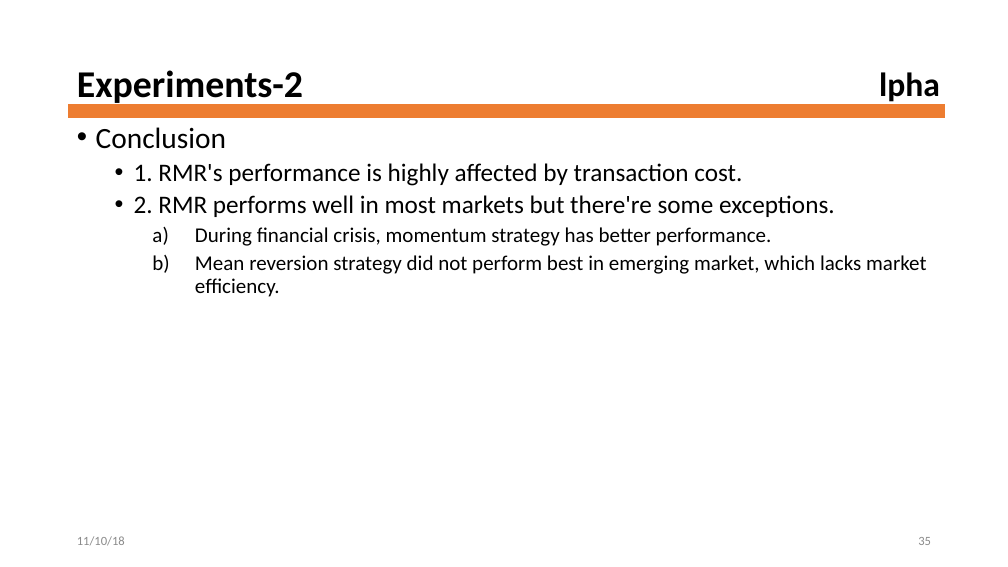
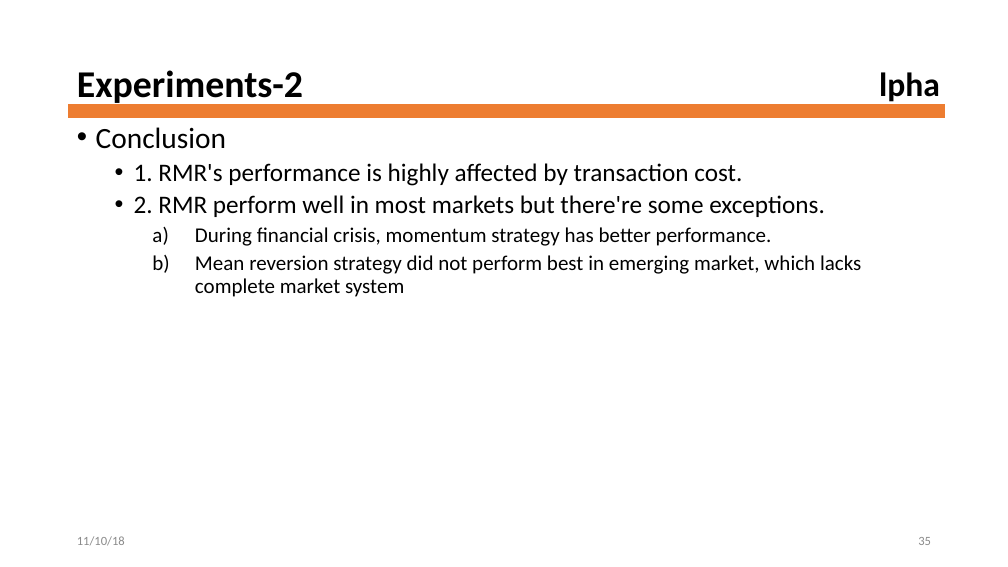
Before and after one commit to ngokchaoho/robust-median-mean-reversion, a slide deck: slide 35 of PPT/Robust_Median_Reversion_Strategy.pptx. Drawn at 1008x567 pixels with LibreOffice and Linux fonts; fonts in the diff are those of the drawing; background and template pictures are left out. Boxes give left, top, right and bottom in pixels: in the first picture for what was removed or moved away, otherwise in the second. Text is boxed around its words. In the diff, an @@ line names an element or a change of style, - is before the commit and + after.

```diff
--- a/PPT/Robust_Median_Reversion_Strategy.pptx
+++ b/PPT/Robust_Median_Reversion_Strategy.pptx
@@ text at (134,195,825,217): text changed @@
-  • 2. RMR performs well in most markets but there're some exceptions.
+  • 2. RMR perform well in most markets but there're some exceptions.
@@ text at (195,255,861,297): text changed @@
-    b) Mean reversion strategy did not perform best in emerging market, which lacks market efficiency.
+    b) Mean reversion strategy did not perform best in emerging market, which lacks complete market system
```
Also in this commit, not shown: 2 other slides changed, 2 other files.
